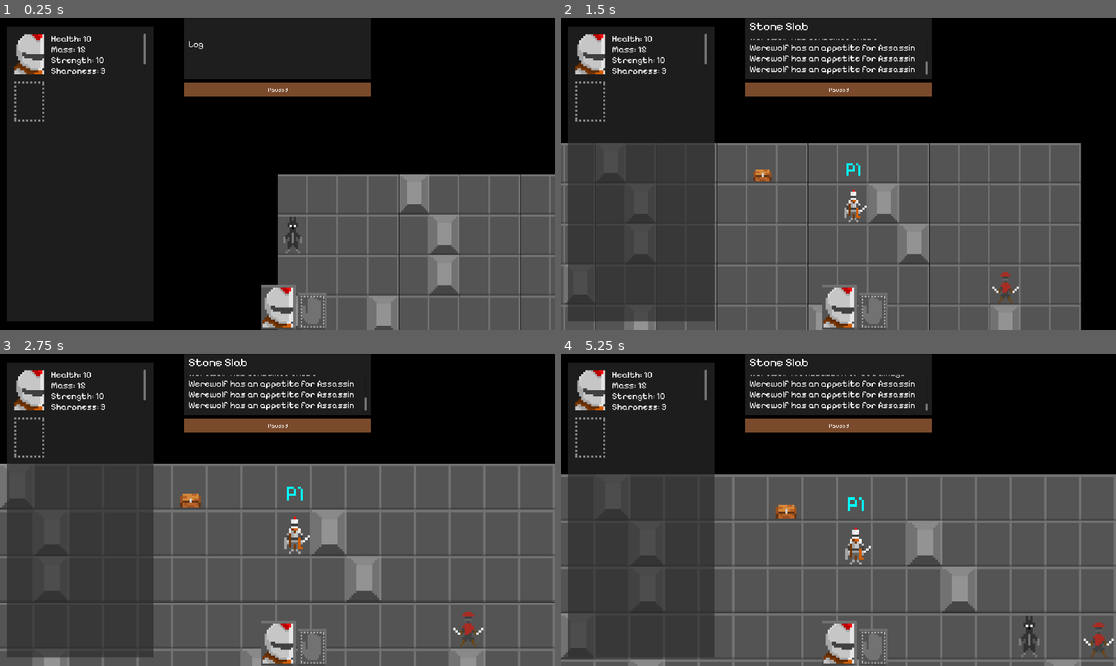
Above: before the commit, frames 1-4 (two rows, left to right).
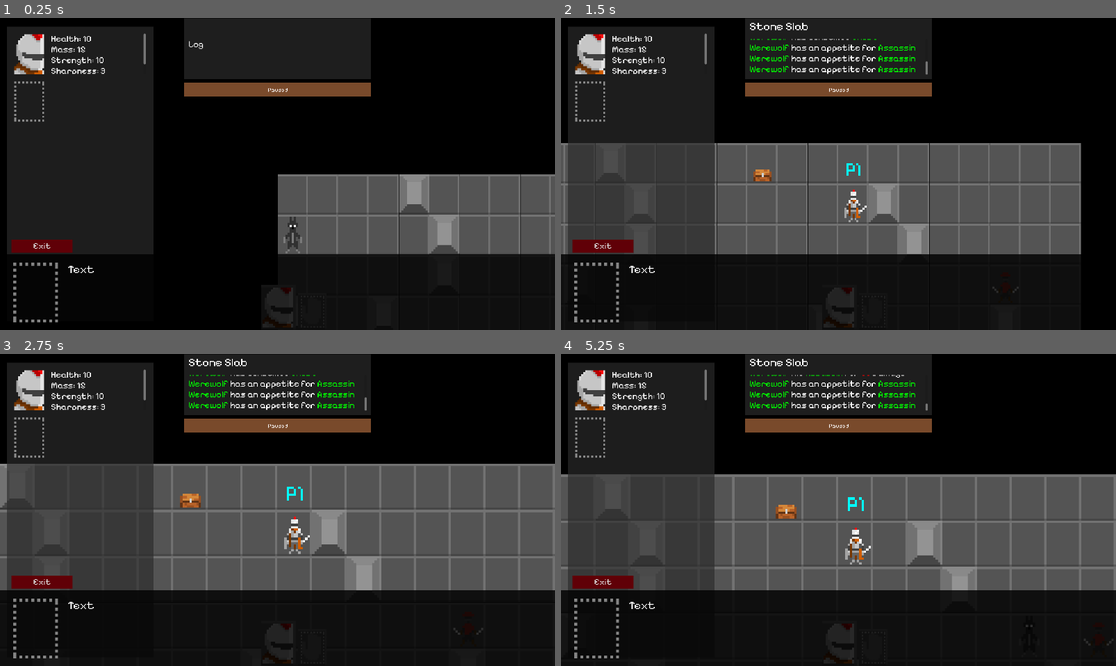
Above: after the commit, the same moments.

Repository: joshandersn/firecrest
Game: Godot game, scene res://main.tscn
Two runs of this game, one before a commit and one after it. Both use one fixed random seed, a clock stepped at 60 frames per second and the inputs below.
Inputs (mouse positions are in pixels of both pictures, inside the frame that each line leads up to):
- Up to frame 1 (0.25 s): no input
- Up to frame 2 (1.5 s): tap Enter at 0.5 s; move the mouse to (855, 192) at 0.52 s; hold D (move_right) 0.53-1.28 s; tap T (talk) at 0.6, 1.35 s; move the mouse to (583, 192) at 1.27 s; hold S (move_down) from 1.28 s (still down)
- Up to frame 3 (2.75 s): move the mouse to (49, 491) at 2.02 s; release S (move_down) at 2.03 s; hold D (move_right) from 2.03 s (still down); tap = (zoom_in) at 2.1 s; tap T (talk) at 2.3 s
- Up to frame 4 (5.25 s): tap Space at 2.75 s; move the mouse to (616, 488) at 2.77 s; release D (move_right) at 2.78 s; hold W (move_up) 2.78-3.53 s; tap - (zoom_out) at 2.85 s; tap T (talk) at 3.05, 3.6, 4.35 s; move the mouse to (672, 528) at 3.52 s; hold A (move_left) 3.53-5.03 s; move the mouse to (583, 528) at 4.27 s; tap Enter at 5 s; move the mouse to (733, 528) at 5.02 s; hold S (move_down) from 5.03 s (still down); tap = (zoom_in) at 5.1 s

The runs differ from the first frame. In frame 1, 13% of the frame differs, in the area x 2-100%, y 71-100%; in frame 2, 23%; in frame 3, 25%; in frame 4, 25%, in the area x 0-100%, y 6-100%.
Error in both runs: Invalid access to property or key 'entity' on a base object of type 'Nil'. (res://Objects/talk.gd:5)

Commit message:
adds colors to game log

Diff:
--- a/Objects/entity.gd
+++ b/Objects/entity.gd
@@ -59,7 +59,7 @@
 					desired_target = target
 			if desired_target:
 				move_toward_direction(desired_target)
-				Game.game_log.emit(str(entity.tag, " has an appetite for ", desired_target.entity.tag))
+				Game.game_log.emit(str("[color=green]", entity.tag, "[/color] has an appetite for [color=green]", desired_target.entity.tag, "[/color]"))
 			else:
 				move_randomly()
 
--- a/Objects/interact.gd
+++ b/Objects/interact.gd
@@ -13,16 +13,16 @@
 						Game.opened_storage_containers = []
 						body.queue_free()
 					else:
-						Game.emit_signal("game_log", str(body.entity.tag, " is too heavy (", body.entity.mass, ") for ", user.entity.tag, " to pick up!"))
+						Game.emit_signal("game_log", str("[color=green]", body.entity.tag, "[/color] is too heavy (", body.entity.mass, ") for [color=green]", user.entity.tag, "[/color] to pick up!"))
 			else:
 				user.entity.storage.append(body.entity)
 				Game.players.erase(body)
 				body.queue_free()
-				Game.emit_signal("game_log", str(user.entity.tag, " has consumed ", body.entity.tag))
+				Game.emit_signal("game_log", str("[color=green]", user.entity.tag, "[/color] has consumed [color=green]", body.entity.tag, "[/color]"))
 		else:
 			var damage = user.entity.mass + user.entity.sharpness
 			if user.entity.wielded:
 				damage += user.entity.wielded.sharpness + user.entity.wielded.mass
 			body.entity.health -= damage
-			Game.emit_signal("game_log", str(user.entity.tag, " hit ", body.entity.tag, " for ", damage, " Damage"))
+			Game.emit_signal("game_log", str("[color=green]", user.entity.tag, "[/color] hit [color=green]", body.entity.tag, "[/color] for [color=red]", damage, "[/color] Damage"))
 			body.refresh()
--- a/Objects/talk.gd
+++ b/Objects/talk.gd
@@ -6,8 +6,14 @@
 	var content := ""
 	if e.health < 0:
 		Game.game_log.emit(str(target.entity.tag, " is dead, and has nothing to say"))
-	elif e.savagery > 2:
-		content = "*growl*"
+	elif e.savagery >= 3:
+		content = str("*sniff* It's been months since I had a [color=green]", parent.entity.tag, "[/color]")
+		Game.start_conversation.emit(parent, target, content)
+	elif e.savagery >= 2:
+		content = str("You look lost friend.")
+		Game.start_conversation.emit(parent, target, content)
+	elif e.savagery >= 0:
+		content = str("what is a ", parent.entity.tag, " like you doing here?")
 		Game.start_conversation.emit(parent, target, content)
 	else:
 		Game.game_log.emit(str(target.entity.tag, " is not in the mood for a conversation"))
--- a/main.tscn
+++ b/main.tscn
@@ -7,6 +7,9 @@
 [ext_resource type="Texture2D" uid="uid://n4jwo4bth0qt" path="res://Assets/base.png" id="5_0pqpv"]
 [ext_resource type="Texture2D" uid="uid://dbeyxlofdnnh7" path="res://Assets/stone slab.png" id="5_avo73"]
 [ext_resource type="Texture2D" uid="uid://bi5vw6bd8keou" path="res://Assets/Hand Slab.png" id="6_os0e1"]
+
+[sub_resource type="StyleBoxFlat" id="StyleBoxFlat_w5ck2"]
+bg_color = Color(0.376962, 0, 0.0286589, 1)
 
 [node name="Main" type="Node2D"]
 script = ExtResource("1_y3dp2")
@@ -242,6 +245,7 @@
 offset_bottom = -17.84
 grow_horizontal = 2
 theme_override_font_sizes/normal_font_size = 30
+bbcode_enabled = true
 text = "Log"
 scroll_following = true
 
@@ -259,7 +263,6 @@
 text = "Entity"
 
 [node name="Dialog" type="Control" parent="UI/HUD"]
-visible = false
 layout_mode = 1
 anchor_top = 0.757
 anchor_right = 1.0
@@ -289,6 +292,7 @@
 grow_horizontal = 2
 grow_vertical = 2
 theme_override_font_sizes/normal_font_size = 40
+bbcode_enabled = true
 text = "Text"
 scroll_following = true
 
@@ -300,8 +304,19 @@
 offset_bottom = 236.0
 texture = ExtResource("5_0pqpv")
 
+[node name="Exit" type="Button" parent="UI/HUD/Dialog"]
+layout_mode = 0
+offset_left = 40.0
+offset_top = -51.0
+offset_right = 251.0
+offset_bottom = -6.0
+theme_override_font_sizes/font_size = 30
+theme_override_styles/normal = SubResource("StyleBoxFlat_w5ck2")
+text = "Exit"
+
 [node name="WorldTick" type="Timer" parent="."]
 wait_time = 2.0
 autostart = true
 
+[connection signal="pressed" from="UI/HUD/Dialog/Exit" to="UI" method="_on_exit_pressed"]
 [connection signal="timeout" from="WorldTick" to="." method="_on_world_tick_timeout"]
--- a/ui.gd
+++ b/ui.gd
@@ -23,8 +23,9 @@
 		Game.players[0].entity.storage.erase(item)
 	else:
 		if Game.opened_storage_containers:
-			Game.opened_storage_containers[0].entity.storage.erase(item)
-			Game.opened_storage_contents.erase(item)
+			if is_instance_valid(Game.opened_storage_containers[0]):
+				Game.opened_storage_containers[0].entity.storage.erase(item)
+				Game.opened_storage_contents.erase(item)
 		else:
 			push_warning("There is no shared world containers!")
 	update_ui()
@@ -53,20 +54,21 @@
 			player.health = player.health_max
 			player.mass += ((player.health + item.protein) - player.health_max) / 2
 			player.protein += item.protein
-			Game.emit_signal("game_log", str(player.tag, " stomache is full, eating that ", item.tag, " put on some wieght!."))
+			Game.emit_signal("game_log", str("[color=green]", player.tag, "[/color] stomache is full, eating that [color=green]", item.tag, "[/color] put on some wieght!."))
 		else:
 			player.health += item.protein
 			if player.health >= player.health_max:
 				player.health = player.health_max
-			Game.emit_signal("game_log", str(player.tag, " consumed ", item.tag, " for ", item.protein, " health."))
+			Game.emit_signal("game_log", str("[color=green]", player.tag, "[/color] consumed ", item.tag, " for [color=blue]", item.protein, "[/color] health."))
 		remove_item(origin, item)
 	else:
-		Game.emit_signal("game_log", str(item.tag, " was unable to fit in ", player.tag, "'s mouth."))
+		Game.emit_signal("game_log", str("[color=green]", item.tag, "[/color] was unable to fit in [color=green]", player.tag, "'s[/color] mouth."))
 
 
 
 func game_log(message) -> void:
-	$HUD/Log.text += str("\n", message)
+	#$HUD/Log.text += str("\n", message)
+	$HUD/Log.append_text(str("\n", message))
 
 func format_entity_stats(player: ResEntity):
 	var string := ""
@@ -109,3 +111,8 @@
 		item_inst.eat_item.connect(eat_item)
 		list.add_child(item_inst)
 		list.get_child(0).grab_focus()
+
+
+
+func _on_exit_pressed() -> void:
+	$HUD/Dialog.visible = false
Not shown: 1 places in main.tscn that only renumber resources
